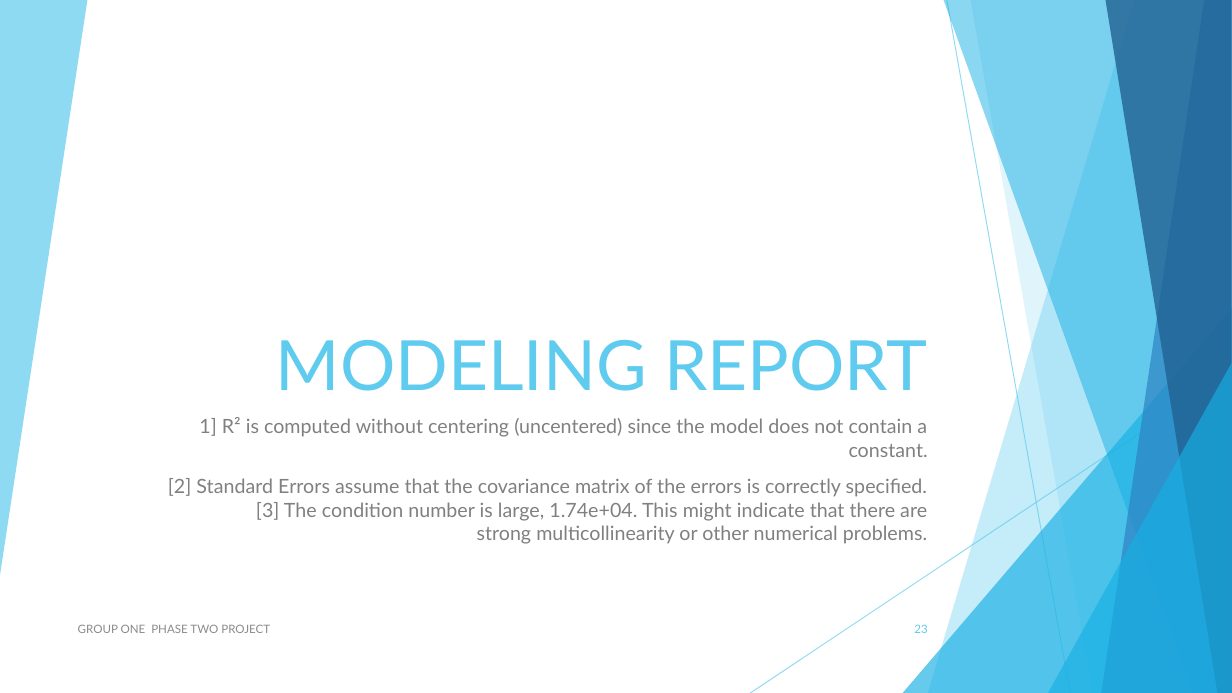
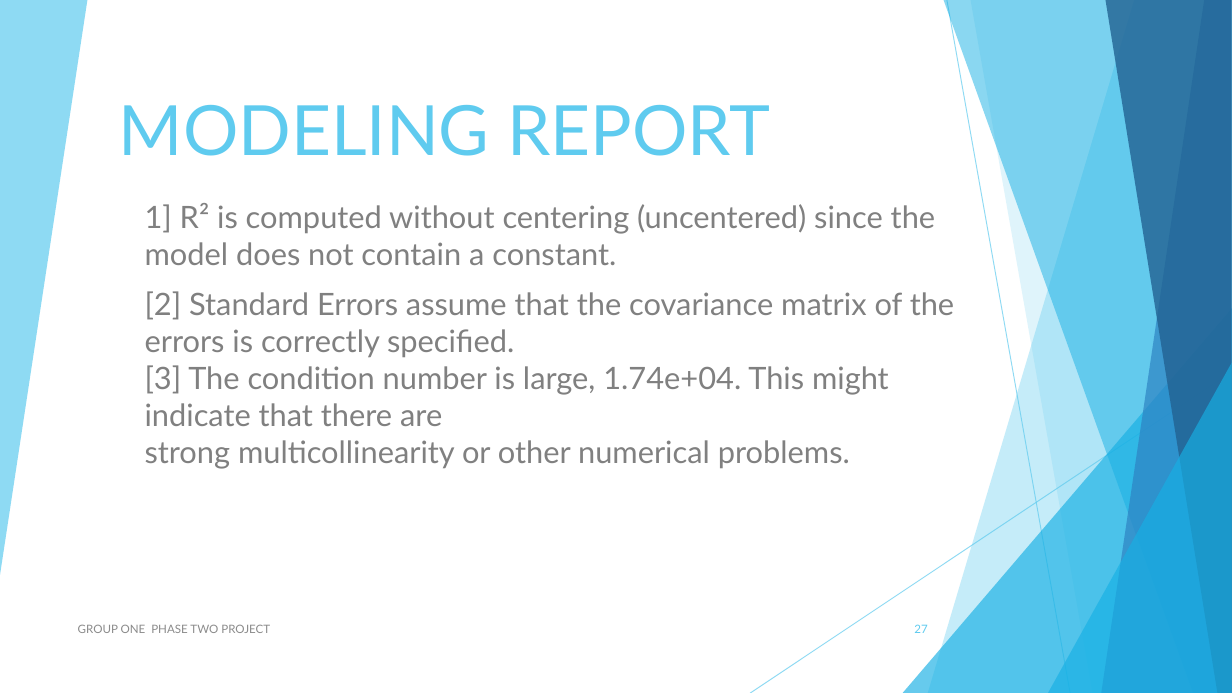
Before and after one commit to Sego-Mich/group_one_phase_two_project, a slide deck: slide 27 of PHASE TWO NON _TECH.pptx (slide 23 before the commit). Drawn at 1232x693 pixels with LibreOffice and Linux fonts; fonts in the diff are those of the drawing. Boxes give left, top, right and bottom in pixels: in the first picture for what was removed or moved away, otherwise in the second. Text is boxed around its words. In the diff, an @@ line names an element or a change of style, - is before the commit and + after.

```diff
--- a/PHASE TWO NON _TECH.pptx
+++ b/PHASE TWO NON _TECH.pptx
@@ title "MODELING REPORT": place and size @@
-title "MODELING REPORT" at box(276, 340, 927, 391)
+title "MODELING REPORT" at box(119, 105, 770, 156)
@@ title "MODELING REPORT" at box(119, 105, 770, 156): alignment right to centre @@
@@ subtitle "1] R² is computed without ...": place and size @@
-subtitle "1] R² is computed without ..." at box(168, 417, 928, 544)
+subtitle "1] R² is computed without ..." at box(145, 203, 954, 469)
@@ subtitle "1] R² is computed without ..." at box(145, 203, 954, 469): size 15.3 to 24 pt; alignment right to left @@
@@ page number at box(914, 624, 927, 633): text changed @@
-23
+27
```
Also in this commit, not shown: 22 other slides changed, 7 slides added, 4 slides removed, 1 other file.
